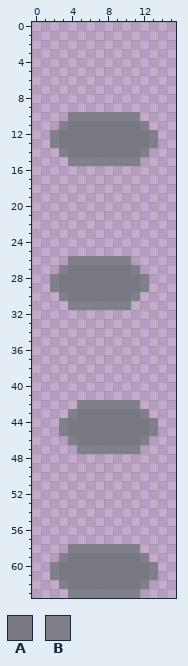
Two versions of one pixel-art sprite, maps/Game/Characters/Shadow/Shadow.png. Above: the version before the commit.
The file is 16x64 pixels. Colours within 5 levels of each other are drawn and written as one.
Palette (. is transparent): A #787882  B #80808a
The same view after the edit:
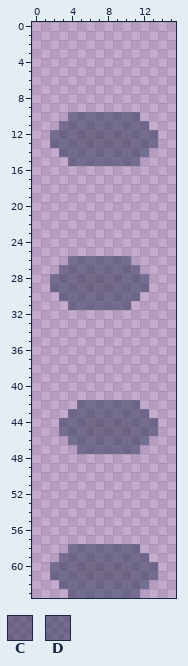
Colours new in this view: C #0e193671  D #101d3f71
Difference:
{"colour":"B","old":"#80808a","new":"#12204671"}
{"y":11,"x":4,"old":"AAAAAAAA","new":"DDDDDDDD"}
{"y":12,"x":3,"old":"AAAAAAAAAA","new":"DDCCCCCCDD"}
{"y":13,"x":3,"old":"AAAAAAAAAA","new":"DDCCCCCCDD"}
{"y":14,"x":4,"old":"AAAAAAAA","new":"DDDDDDDD"}
{"y":27,"x":4,"old":"AAAAAAA","new":"DDDDDDD"}
{"y":28,"x":3,"old":"AAAAAAAAA","new":"DDCCCCCDD"}
{"y":29,"x":3,"old":"AAAAAAAAA","new":"DDCCCCCDD"}
{"y":30,"x":4,"old":"AAAAAAA","new":"DDDDDDD"}
{"y":43,"x":5,"old":"AAAAAAA","new":"DDDDDDD"}
{"y":44,"x":4,"old":"AAAAAAAAA","new":"DDCCCCCDD"}
{"y":45,"x":4,"old":"AAAAAAAAA","new":"DDCCCCCDD"}
{"y":46,"x":5,"old":"AAAAAAA","new":"DDDDDDD"}
{"y":59,"x":4,"old":"AAAAAAAA","new":"DDDDDDDD"}
{"y":60,"x":3,"old":"AAAAAAAAAA","new":"DDCCCCCCDD"}
{"y":61,"x":3,"old":"AAAAAAAAAA","new":"DDCCCCCCDD"}
{"y":62,"x":4,"old":"AAAAAAAA","new":"DDDDDDDD"}
